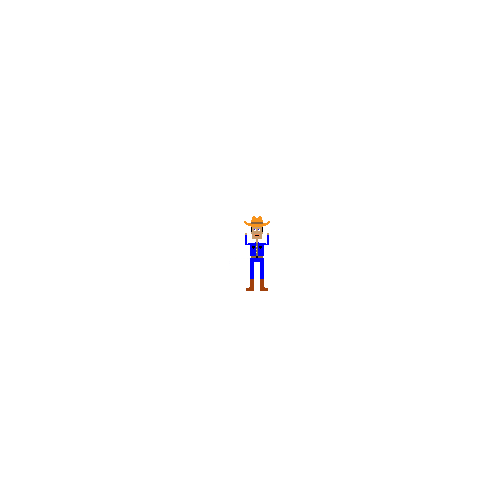
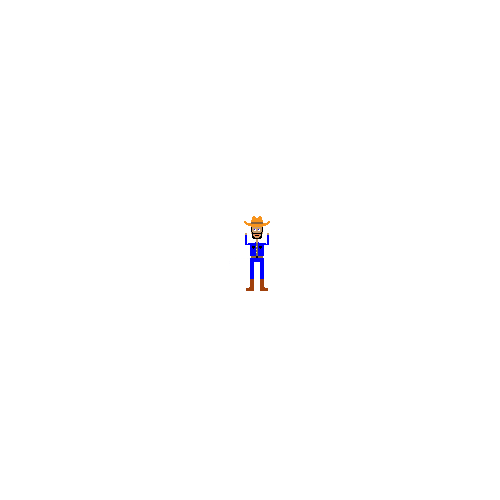
Two versions of the same layered image (500px x 500px). Layer-by-layer changes:
painted on "Layer 1" over [252, 232, 262, 239]
